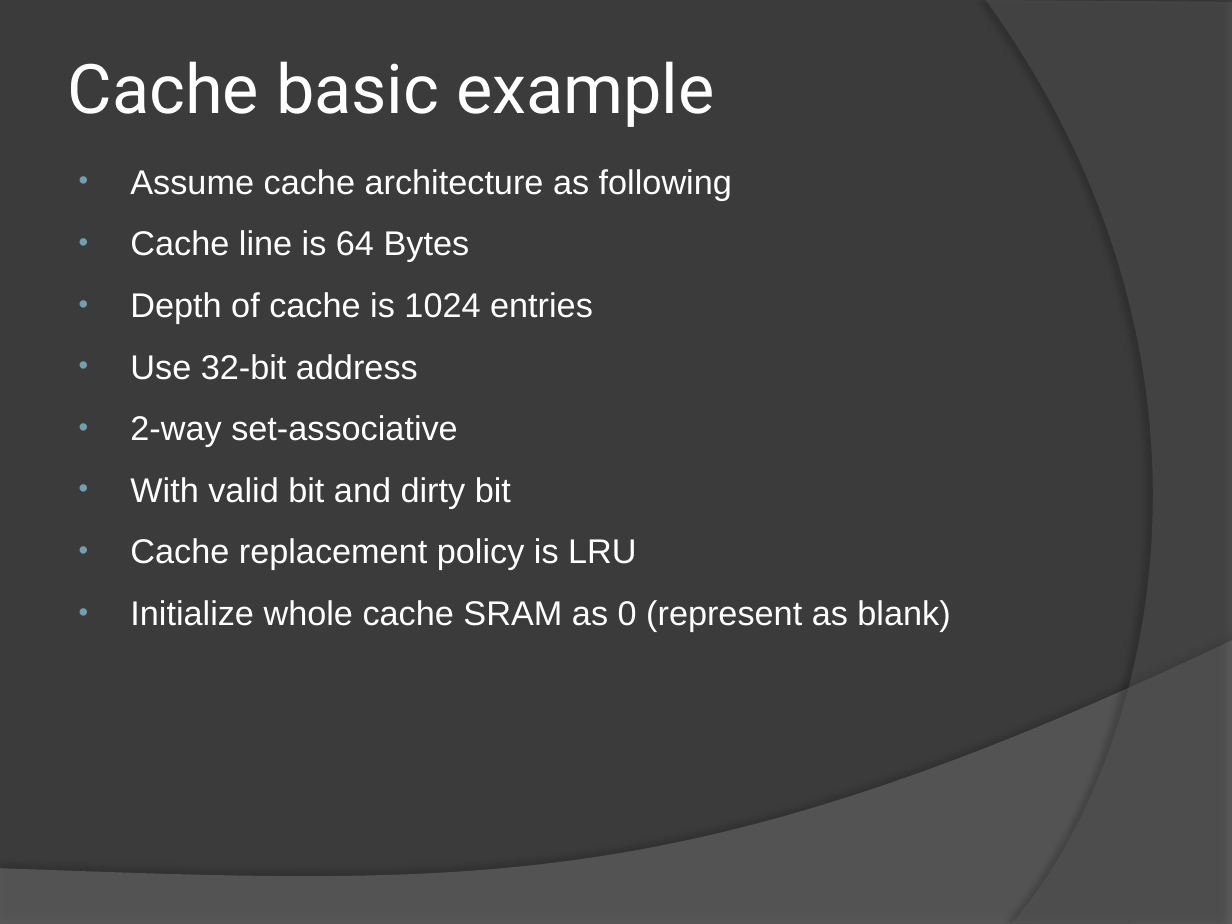
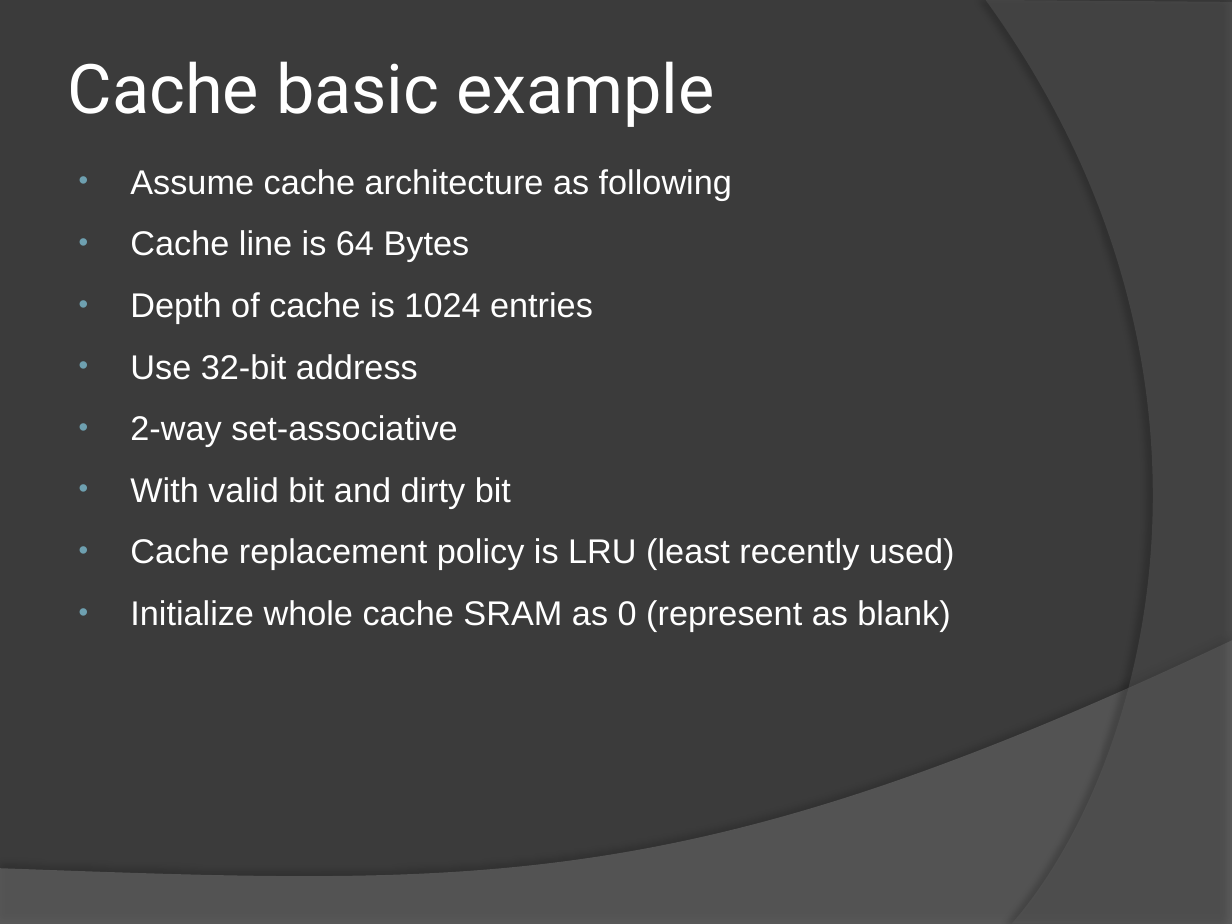
Before and after one commit to LiuChenHsiung/misc, a slide deck: slide 2 of Cache basic example.pptx. Drawn at 1232x924 pixels with LibreOffice and Linux fonts; fonts in the diff are those of the drawing. Boxes give left, top, right and bottom in pixels: in the first picture for what was removed or moved away, otherwise in the second. Text is boxed around its words. In the diff, an @@ line names an element or a change of style, - is before the commit and + after.

```diff
--- a/Cache basic example.pptx
+++ b/Cache basic example.pptx
@@ text at (130,538,955,570): text changed @@
-• Cache replacement policy is LRU
+• Cache replacement policy is LRU (least recently used)
```
